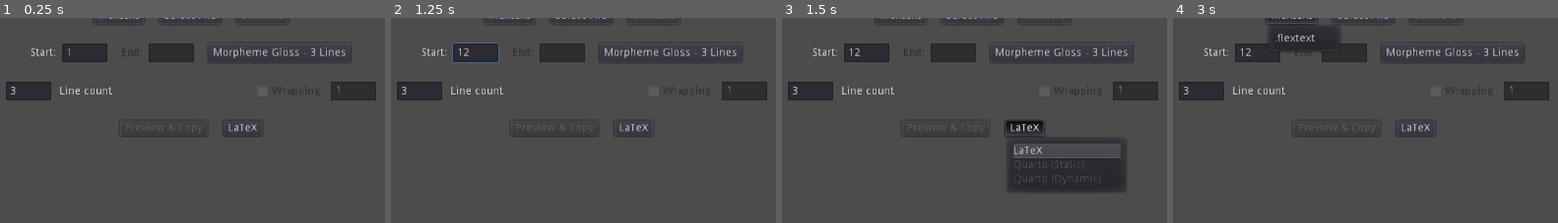
Above: before the commit, frames 1-4 (left to right).
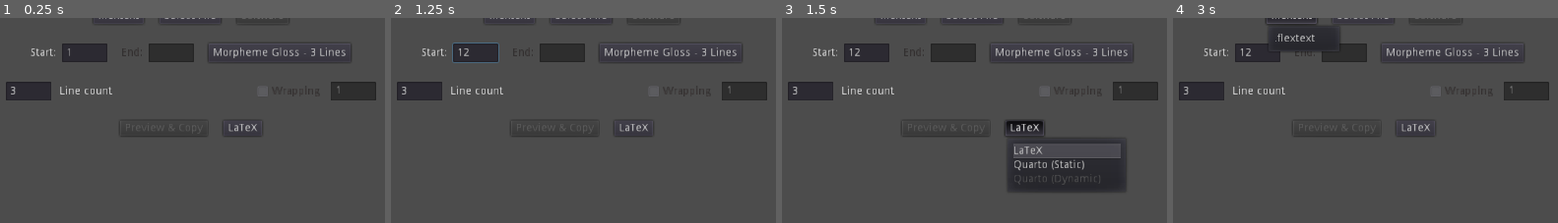
Above: after the commit, the same moments.

Repository: LaurenOopsum/Auto-IGT
Game: Godot game, scene res://scenes/main.tscn
The game is run twice, just before and just after one commit, with the same random seed, the same clock (stepped at 60 frames per second) and the same inputs.
Inputs (mouse positions are % of the whole screen's width and height, from its top left):
- Up to frame 1 (0.25 s): no input
- Up to frame 2 (1.25 s): click (11, 20) at 0.52 s; type "12" at 0.6 s
- Up to frame 3 (1.5 s): click "LaTeX" at 1.25 s
- Up to frame 4 (3 s): click "Instructions" at 2 s; click ".flextext" at 2.75 s
The pictures show only the part of the screen within x 0-50%, y 11-61%; the shares and areas given below are measured in that part.

Frames 1-2 are identical in both runs. In frame 3, 0.3% of the frame differs, in the area x 60-79%, y 69-75%; in frame 4, nothing differs.

Commit message:
added static Quarto output

Diff:
--- a/project.godot
+++ b/project.godot
@@ -69,6 +69,11 @@
 "language": "GDScript",
 "path": "res://scripts/preview_nodes/preview_text.gd"
 }, {
+"base": "Xerox",
+"class": "QuartoStaticXerox",
+"language": "GDScript",
+"path": "res://scripts/xeroxes/quarto_static.gd"
+}, {
 "base": "HBoxContainer",
 "class": "RowDef",
 "language": "GDScript",
@@ -107,6 +112,7 @@
 "Phrase": "",
 "PreviewGrid": "",
 "PreviewText": "",
+"QuartoStaticXerox": "",
 "RowDef": "",
 "SystemFileNavigator": "",
 "Word": "",
--- a/scenes/main.tscn
+++ b/scenes/main.tscn
@@ -261,7 +261,7 @@
 size_flags_horizontal = 4
 text = "LaTeX"
 flat = false
-items = [ "LaTeX", null, 0, false, false, 0, 0, null, "", false, "Quarto (Static)", null, 0, false, true, 1, 0, null, "", false, "Quarto (Dynamic)", null, 0, false, true, 2, 0, null, "", false ]
+items = [ "LaTeX", null, 0, false, false, 0, 0, null, "", false, "Quarto (Static)", null, 0, false, false, 1, 0, null, "", false, "Quarto (Dynamic)", null, 0, false, true, 2, 0, null, "", false ]
 script = ExtResource( 14 )
 
 [node name="CopyButton" type="Button" parent="Page/Body/FileSettings/ClipboardButtons"]
--- a/scripts/autoloads/constants.gd
+++ b/scripts/autoloads/constants.gd
@@ -7,17 +7,9 @@
 enum PRESET {MORPH3, MORPH4, WORD3, WORD4, CUSTOM}
 enum FILE_TYPE {FLEXTEXT}
 enum PROGRAM {FLEX, ELAN}
-enum MARKUP {LATEX, QUARTO_ST, QUARTO_DY}
+enum MARKUP {LATEX, QUARTO_STATIC, QUARTO_DYNAMIC}
+enum BLOCK {CODE_OPEN, CODE_CLOSE, ROW_OPEN, ROW_CLOSE, CELL_OPEN, CELL_CLOSE, MULTICOL_OPEN, MULTICOL_MID, MULTICOL_CLOSE, SEPARATOR, ITALIC_OPEN, ITALIC_CLOSE, BOLD_OPEN, BOLD_CLOSE}
 
-## Names of the different types of nodes
-#const TYPE_NAMES := [
-#
-#	"paragraph",
-#	"phrase",
-#	"word",
-#	"morph",
-#	"item"
-#]
 
 ## Names of the preset templates
 const PRESET_NAMES := [
@@ -59,14 +51,38 @@
 ]
 
 
-const OPEN_CLOSE := [
-	[
+const MARKUP_TEXT := [
+	[ # LaTeX
 		"\\begin{tabular}{ ",
-		"\\end{tabular}"
+		"\\end{tabular}",
+		"\t",
+		" \\\\\n",
+		"",
+		"",
+		"\\multicolumn{",
+		"}{ l }{",
+		"}",
+		" & ",
+		"\\textit{",
+		"}",
+		"\\textbf{",
+		"}"
 	],
-	[
-		"Quarto static open",
-		"Quarto static close"
+	[ # Quarto static HTML table
+		"```{=html}\n\n<head>\n\t<style>\n\t\ttable, th, tr, td {\n\t\t\tborder-top: 1px solid transparent;\n\t\t\tborder-bottom: 1px solid transparent;\n\t\t}\n\t</style>\n</head>\n\n<table>\n\t<tbody>\n",
+		"\t</tbody>\n</table>\n```",
+		"\t\t<tr>\n",
+		"\t\t</tr>\n",
+		"\t\t\t<td>",
+		"</td>\n",
+		"\t\t\t<td colspan=",
+		">",
+		"</td>\n",
+		"",
+		"<i>",
+		"</i>",
+		"<b>",
+		"</b>"
 	],
 	[
 		"Quarto dynamic open",
@@ -75,6 +91,7 @@
 ]
 
 
+
 ## Loads a new instance of a RowDef template
 func get_row_template() -> RowDef :
 	return load("res://scenes/row_def.tscn").instance()
--- a/scripts/main_scene/markup_copy.gd
+++ b/scripts/main_scene/markup_copy.gd
@@ -18,6 +18,7 @@
 ## Sets MenuButton text to the text of the selected option
 func _on_option_selected(idx : int) :
 	var pop_up := get_popup()
+	pop_up.set_current_index(idx)
 	var id := pop_up.get_item_index(idx)
 	text = pop_up.get_item_text(id)
 	if phrase : copy_igt()
@@ -28,8 +29,8 @@
 	var pop_up := get_popup()
 	match pop_up.get_current_index() :
 		C.MARKUP.LATEX : xerox = load(path + "latex.gd").new()
-		C.MARKUP.QUARTO_ST : pass
-		C.MARKUP.QUARTO_DY : pass
+		C.MARKUP.QUARTO_STATIC : xerox = load(path + "quarto_static.gd").new()
+		C.MARKUP.QUARTO_DYNAMIC : pass
 	run_xerox()
 
 
--- a/scripts/xeroxes/latex.gd
+++ b/scripts/xeroxes/latex.gd
@@ -1,50 +1,6 @@
 
 class_name LatexXerox
 extends Xerox
-
-
-func clipboard_copy() :
-	var latext : String = C.OPEN_CLOSE[C.MARKUP.LATEX][0]
-	var row_node_arrays := get_row_node_arrays()
-	var col_count := get_col_count(row_node_arrays)
-	latext += define_columns(col_count)
-	latext += print_markup_rows(row_node_arrays, col_count)
-	latext += C.OPEN_CLOSE[C.MARKUP.LATEX][1]
-	OS.set_clipboard(latext)
-
-
-func get_row_node_arrays() -> Array :
-	var row_node_arrays := []
-
-	for template in rows_data :
-		if template[0] == C.TYPE.PHRASE :
-			row_node_arrays.append([phrase])
-		else :
-			var type_array := phrase.get_type_array(template[0])
-			type_array = _trim_type_array(type_array, get_pattern(template))
-			row_node_arrays.append(type_array)
-
-	return row_node_arrays
-
-
-func _trim_type_array(type_array : Array, match_array : PoolStringArray) :
-	var to_delete := []
-
-	for type_node in type_array :
-		var t_items : Array = type_node.get_matching_items(match_array)
-		if t_items.empty() : to_delete.append(type_node)
-
-	for x in to_delete :
-		type_array.erase(x)
-
-	return type_array
-
-
-func get_col_count(row_node_arrays : Array) -> int :
-	var cols := 1
-	for row in row_node_arrays :
-		if row.size() > cols : cols = row.size()
-	return cols
 
 
 func define_columns(col_count : int) -> String :
@@ -54,104 +10,5 @@
 	return latext + "}\n"
 
 
-func print_markup_rows(row_node_arrays : Array, col_count : int) -> String :
-	print(row_node_arrays)
-	var latext := ""
-
-	var match_patterns = rows_data.duplicate()
-
-	for row in row_node_arrays :
-		var template : Array = match_patterns.pop_front()
-		match row[0].node_type :
-			C.TYPE.PHRASE : latext += _mu_phrase_row(row, col_count, template)
-			C.TYPE.WORD : latext += _mu_word_row(row, row_node_arrays, template)
-			C.TYPE.MORPH : latext += _mu_morph_row(row, template)
-		latext += " \\\\\n"
-
-	return latext
-
-
-func _mu_phrase_row(row : Array, col_count : int, template : Array) -> String :
-	return "\t" + add_multicol_val(row[0], template, col_count)
-
-
-func _mu_word_row(row : Array, row_node_arrays : Array, template : Array) -> String :
-	var latext := "\t"
-
-	var morph_locs := _get_morph_locations(row_node_arrays)
-
-	if morph_locs.size() > 0 :
-		var morph_row : Array = row_node_arrays[morph_locs[0]]
-		latext += _set_words_yes_morphs(row, morph_row, template)
-	else : latext += _set_words_no_morphs(row, template)
-
-	return latext
-
-
-func _get_morph_locations(row_node_arrays : Array) -> PoolIntArray :
-	var locations : PoolIntArray = []
-	var index := 0
-	for row in row_node_arrays :
-		if row[0].node_type == C.TYPE.MORPH :
-			locations.append(index)
-		index += 1
-	return locations
-
-
-func _set_words_yes_morphs(row : Array, morph_row : Array, template : Array) -> String :
-	var latext := ""
-	for word in row :
-		var morph_count := 0
-		for morph in morph_row :
-			if morph.get_parent() == word : morph_count += 1
-		if morph_count > 1 :
-			latext += add_multicol_val(word, template, morph_count)
-			latext += " & "
-		else : latext += add_single_val(word, template)
-	latext = latext.rstrip(" & ")
-	return latext
-
-
-func _set_words_no_morphs(row : Array, template : Array) -> String:
-	var latext := ""
-	for word in row : latext += add_single_val(word, template)
-	latext = latext.rstrip(" & ")
-	return latext
-
-
-func add_single_val(val : GlossNode, template : Array) -> String :
-	var latext := ""
-	var match_items : Array = val.get_matching_items(get_pattern(template))
-	for item in match_items :
-		latext += format(item.node_value, template) + " & "
-	return latext
-
-func add_multicol_val(val : GlossNode, template : Array , col_count : int) -> String :
-	var latext := "\\multicolumn{" + str(col_count) + "}{ l }{"
-	var item : Array = val.get_matching_items(get_pattern(template))
-
-	var text : String = item[0].node_value
-	text = format(text, template)
-
-	latext += text
-
-	return latext + "}"
-
-
-func _mu_morph_row(row : Array, template : Array) -> String :
-	var latext := "\t"
-	for morph in row :
-		latext += add_single_val(morph, template)
-	latext = latext.rstrip(" & ")
-	return latext
-
-
-func get_pattern(template : Array) -> PoolStringArray :
-	return template[1].split("-")
-
-
-func format(word : String, template : Array) -> String :
-	if template[4] : word = "'" + word + "'"
-	if template[2] : word = "\\textit{" + word + "}"
-	if template[3] : word = "\\textbf{" + word + "}"
-	return word
+func get_constant() -> int :
+	return C.MARKUP.LATEX
--- /dev/null
+++ b/scripts/xeroxes/quarto_static.gd
@@ -0,0 +1,8 @@
+
+class_name QuartoStaticXerox
+extends Xerox
+
+
+
+func get_constant() -> int :
+	return C.MARKUP.QUARTO_STATIC
--- a/scripts/xeroxes/xerox.gd
+++ b/scripts/xeroxes/xerox.gd
@@ -12,8 +12,178 @@
 func copy(phrase_node : GlossNode, data : Array) :
 	phrase = phrase_node
 	rows_data = data
-	clipboard_copy()
+	var markup := get_constant()
+	clipboard_copy(markup)
+
+
+func get_constant() -> int : # Returns the enum for the markup language
+	return -1
 
 
 ## Overwrite this function in descendent Xeroxes
-func clipboard_copy() : pass
+func clipboard_copy(markup : int) :
+	var open_string : String = C.MARKUP_TEXT[markup][C.BLOCK.CODE_OPEN]
+	var row_node_arrays := get_row_node_arrays()
+	var col_count := get_col_count(row_node_arrays)
+	var col_definition := define_columns(col_count)
+	var row_block := print_markup_rows(row_node_arrays, col_count, markup)
+	var close_string : String = C.MARKUP_TEXT[markup][C.BLOCK.CODE_CLOSE]
+	var markup_string := assemble_string(open_string, col_definition, row_block, close_string)
+	OS.set_clipboard(markup_string)
+
+## Grabs the GlossNodes associated with each row
+func get_row_node_arrays() -> Array :
+	var row_node_arrays := []
+
+	for template in rows_data :
+		if template[0] == C.TYPE.PHRASE :
+			row_node_arrays.append([phrase])
+		else :
+			var type_array := phrase.get_type_array(template[0])
+			type_array = _trim_type_array(type_array, _get_pattern(template))
+			row_node_arrays.append(type_array)
+
+	return row_node_arrays
+
+## Removes nodes that don't match
+func _trim_type_array(type_array : Array, match_array : PoolStringArray) :
+	var to_delete := []
+
+	for type_node in type_array :
+		var t_items : Array = type_node.get_matching_items(match_array)
+		if t_items.empty() : to_delete.append(type_node)
+
+	for x in to_delete :
+		type_array.erase(x)
+
+	return type_array
+
+
+func _get_pattern(template : Array) -> PoolStringArray :
+	return template[1].split("-")
+
+
+func get_col_count(row_node_arrays : Array) -> int :
+	var cols := 1
+	for row in row_node_arrays :
+		if row.size() > cols : cols = row.size()
+	return cols
+
+## Overwrite in descendent class
+## Defines the number of columns in the markup language
+func define_columns(_col_count : int) -> String :
+	return ""
+
+
+func print_markup_rows(row_node_arrays : Array, col_count : int, markup : int) -> String :
+	var rows_string_block := ""
+
+	var match_patterns = rows_data.duplicate()
+
+	for row in row_node_arrays :
+		var template : Array = match_patterns.pop_front()
+		match row[0].node_type :
+			C.TYPE.PHRASE : rows_string_block += _mu_phrase_row(row, col_count, template, markup)
+			C.TYPE.WORD : rows_string_block += _mu_word_row(row, row_node_arrays, template, markup)
+			C.TYPE.MORPH : rows_string_block += _mu_morph_row(row, template, markup)
+
+	return rows_string_block
+
+
+func _mu_phrase_row(row : Array, col_count : int, template : Array, markup : int) -> String :
+	var row_open : String = C.MARKUP_TEXT[markup][C.BLOCK.ROW_OPEN]
+	var row_text := add_multicol_val(row[0], template, col_count, markup)
+	var row_close : String = C.MARKUP_TEXT[markup][C.BLOCK.ROW_CLOSE]
+	return row_open + row_text + row_close
+
+
+func _mu_word_row(row : Array, row_node_arrays : Array, template : Array, markup : int) -> String :
+	var row_open : String = C.MARKUP_TEXT[markup][C.BLOCK.ROW_OPEN]
+	var row_text := ""
+	var row_close : String = C.MARKUP_TEXT[markup][C.BLOCK.ROW_CLOSE]
+
+	var morph_locs := _get_morph_locations(row_node_arrays)
+
+	if morph_locs.size() > 0 :
+		var morph_row : Array = row_node_arrays[morph_locs[0]]
+		row_text += _set_words_yes_morphs(row, morph_row, template, markup)
+	else : row_text += _set_words_no_morphs(row, template, markup)
+
+	return row_open + row_text + row_close
+
+
+func _get_morph_locations(row_node_arrays : Array) -> PoolIntArray :
+	var locations : PoolIntArray = []
+	var index := 0
+	for row in row_node_arrays :
+		if row[0].node_type == C.TYPE.MORPH :
+			locations.append(index)
+		index += 1
+	return locations
+
+
+func _set_words_yes_morphs(row : Array, morph_row : Array, template : Array, markup : int) -> String :
+	var markup_string := ""
+	for word in row :
+		var morph_count := 0
+		for morph in morph_row :
+			if morph.get_parent() == word : morph_count += 1
+		if morph_count > 1 :
+			markup_string += add_multicol_val(word, template, morph_count, markup)
+			markup_string += C.MARKUP_TEXT[markup][C.BLOCK.SEPARATOR]
+		else : markup_string += add_single_val(word, template, markup)
+	markup_string = markup_string.rstrip(C.MARKUP_TEXT[markup][C.BLOCK.SEPARATOR])
+	return markup_string
+
+
+func _set_words_no_morphs(row : Array, template : Array, markup : int) -> String:
+	var markup_text := ""
+	for word in row : markup_text += add_single_val(word, template, markup)
+	markup_text = markup_text.rstrip(C.MARKUP_TEXT[markup][C.BLOCK.SEPARATOR])
+	return markup_text
+
+
+func _mu_morph_row(row : Array, template : Array, markup : int) -> String :
+	var row_open : String = C.MARKUP_TEXT[markup][C.BLOCK.ROW_OPEN]
+	var row_text := ""
+	var row_close : String = C.MARKUP_TEXT[markup][C.BLOCK.ROW_CLOSE]
+	for morph in row :
+		row_text += add_single_val(morph, template, markup)
+	row_text = row_text.rstrip(C.MARKUP_TEXT[markup][C.BLOCK.SEPARATOR])
+	return row_open + row_text + row_close
+
+## Overwrite in descendent class
+func assemble_string(open_string: String, col_definition : String, row_block : String, close_string : String) -> String :
+	return open_string + col_definition + row_block + close_string
+
+
+func add_multicol_val(val : GlossNode, template : Array , col_count : int, markup : int) -> String :
+	var multicol_open : String = C.MARKUP_TEXT[markup][C.BLOCK.MULTICOL_OPEN]
+	var multicol_mid : String = C.MARKUP_TEXT[markup][C.BLOCK.MULTICOL_MID]
+	var mutlicol_close : String = C.MARKUP_TEXT[markup][C.BLOCK.MULTICOL_CLOSE]
+
+	var item : Array = val.get_matching_items(_get_pattern(template))
+
+	var text : String = item[0].node_value
+	text = format(text, template, markup)
+
+	return multicol_open + str(col_count) + multicol_mid + text + mutlicol_close
+
+
+func add_single_val(val : GlossNode, template : Array, markup : int) -> String :
+	var cell_open : String = C.MARKUP_TEXT[markup][C.BLOCK.CELL_OPEN]
+	var cell_text := ""
+	var cell_close : String = C.MARKUP_TEXT[markup][C.BLOCK.CELL_CLOSE]
+	var cell_separator : String = C.MARKUP_TEXT[markup][C.BLOCK.SEPARATOR]
+
+	var match_items : Array = val.get_matching_items(_get_pattern(template))
+	for item in match_items :
+		cell_text += format(item.node_value, template, markup)
+	return cell_open + cell_text + cell_close + cell_separator
+
+
+func format(word : String, template : Array, markup : int) -> String :
+	if template[4] : word = "'" + word + "'"
+	if template[2] : word = C.MARKUP_TEXT[markup][C.BLOCK.ITALIC_OPEN] + word + C.MARKUP_TEXT[markup][C.BLOCK.ITALIC_CLOSE]
+	if template[3] : word = C.MARKUP_TEXT[markup][C.BLOCK.BOLD_OPEN] + word + C.MARKUP_TEXT[markup][C.BLOCK.BOLD_CLOSE]
+	return word
